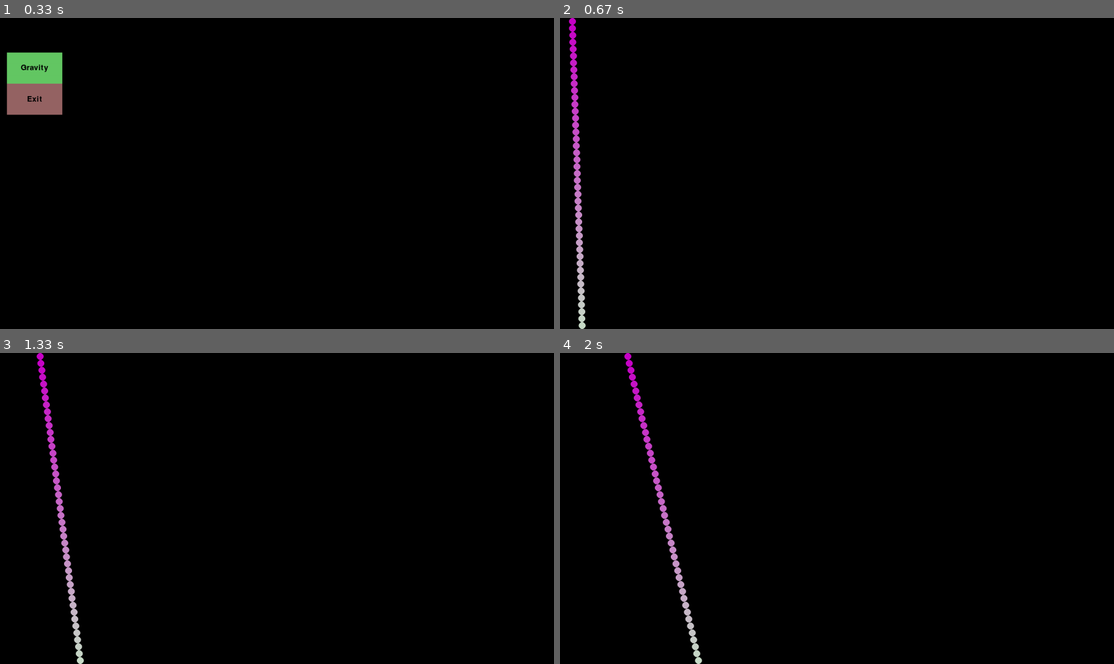
Above: before the commit, frames 1-4 (two rows, left to right).
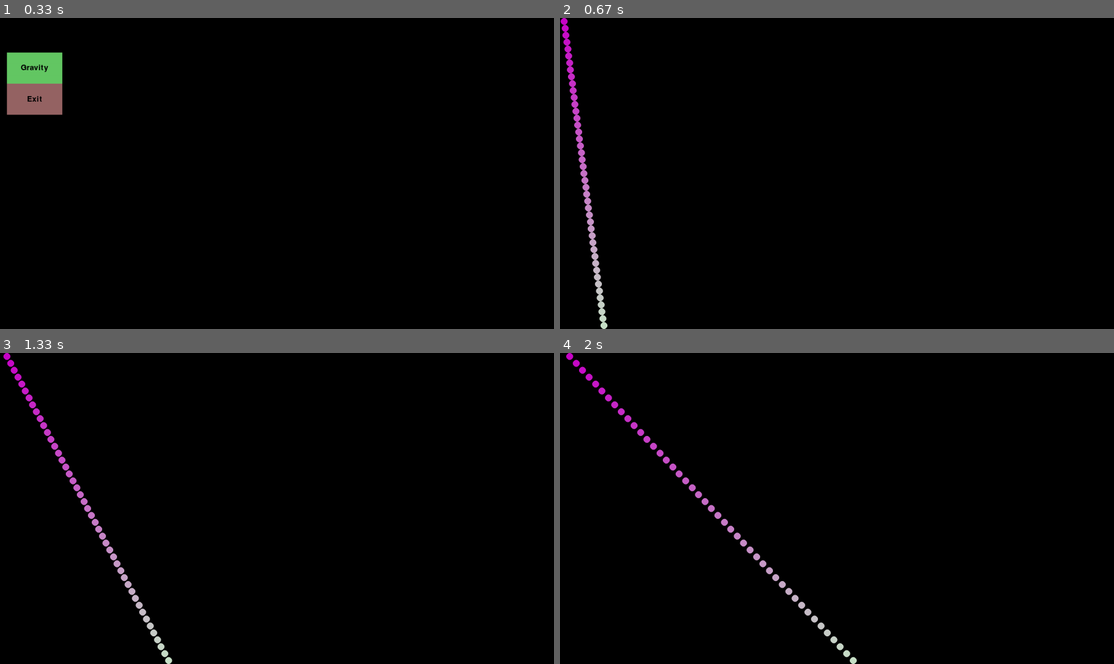
Above: after the commit, the same moments.

Repository: Zero4793/Pygame-Playground
Game: pygame game, started from main.py
The game is run twice, just before and just after one commit, with the same random seed, the same clock (stepped at 60 frames per second) and the same inputs.
Inputs:
- Up to frame 1 (0.33 s): no input
- Up to frame 2 (0.67 s): click "Gravity" at 0.38 s
- Up to frame 3 (1.33 s): no input
- Up to frame 4 (2 s): no input

Frame 1 is identical in both runs. In frame 2, 1.8% of the frame differs, in the area x 0-9%, y 0-100%; in frame 3, 2.1%; in frame 4, 2.1%, in the area x 1-54%, y 0-100%.

Commit message:
minor tweaks

Diff:
--- a/ball.py
+++ b/ball.py
@@ -45,25 +45,33 @@
 
 
 	def wallCollide(self):
+		walls = [False, False, False, False]
 		width, height = self.screen.get_size()
 		if self.pos.x - self.rad <= 0:
 			self.vel.x *= -self.elasticity
 			self.pos.x -= 2*(self.pos.x-self.rad)
 			self.vel.y *= 1-self.friction
-			SFX.note(self.vel.magnitude()*50, 0.1, 0.5, 1)
+			if self.vel.x != 0: SFX.note(self.vel.magnitude()*50, 0.1, 0.5, 1)
+			walls[0] = True
+		elif self.pos.x + self.rad >= width:
+			self.vel.x *= -self.elasticity
+			self.pos.x -= 2*(self.pos.x+self.rad-width)
+			self.vel.y *= 1-self.friction
+			if self.vel.x != 0: SFX.note(self.vel.magnitude()*50, 0.1, 0.5, 0)
+			walls[1] = True
 		if self.pos.y - self.rad <= 0:
 			self.vel.y *= -self.elasticity
 			self.pos.y -= 2*(self.pos.y-self.rad)
 			self.vel.x *= 1-self.friction
-		if self.pos.x + self.rad >= width:
-			self.vel.x *= -self.elasticity
-			self.pos.x -= 2*(self.pos.x+self.rad-width)
-			self.vel.y *= 1-self.friction
-			SFX.note(self.vel.magnitude()*50, 0.1, 0.5, 0)
-		if self.pos.y + self.rad >= height:
+			if self.vel.y != 0: SFX.note(self.vel.magnitude()*50, 0.1, 0.5, .5)
+			walls[2] = True
+		elif self.pos.y + self.rad >= height:
 			self.vel.y *= -self.elasticity
 			self.pos.y -= 2*(self.pos.y+self.rad-height)
 			self.vel.x *= 1-self.friction
+			if self.vel.y != 0: SFX.note(self.vel.magnitude()*50, 0.1, 0.5, .5)
+			walls[3] = True
+		return walls
 
 
 	def gravity(self):
--- a/gravity.py
+++ b/gravity.py
@@ -5,8 +5,8 @@
 		self.screen = screen
 
 		self.balls = []
-		for i in range(45):
-			self.balls.append(Ball(screen,10,(10,20*i+10),(i/20+2,0),1,0,0,(200,min(i*5,255),200)))
+		for i in range(1,46):
+			self.balls.append(Ball(screen,10,(10,20*i-10),(i/5,0),1,0,0,(200,min(i*5,255),200)))
 		#screen, rad, pos, vel, elasticity, friction, airResistance, col
 
 
